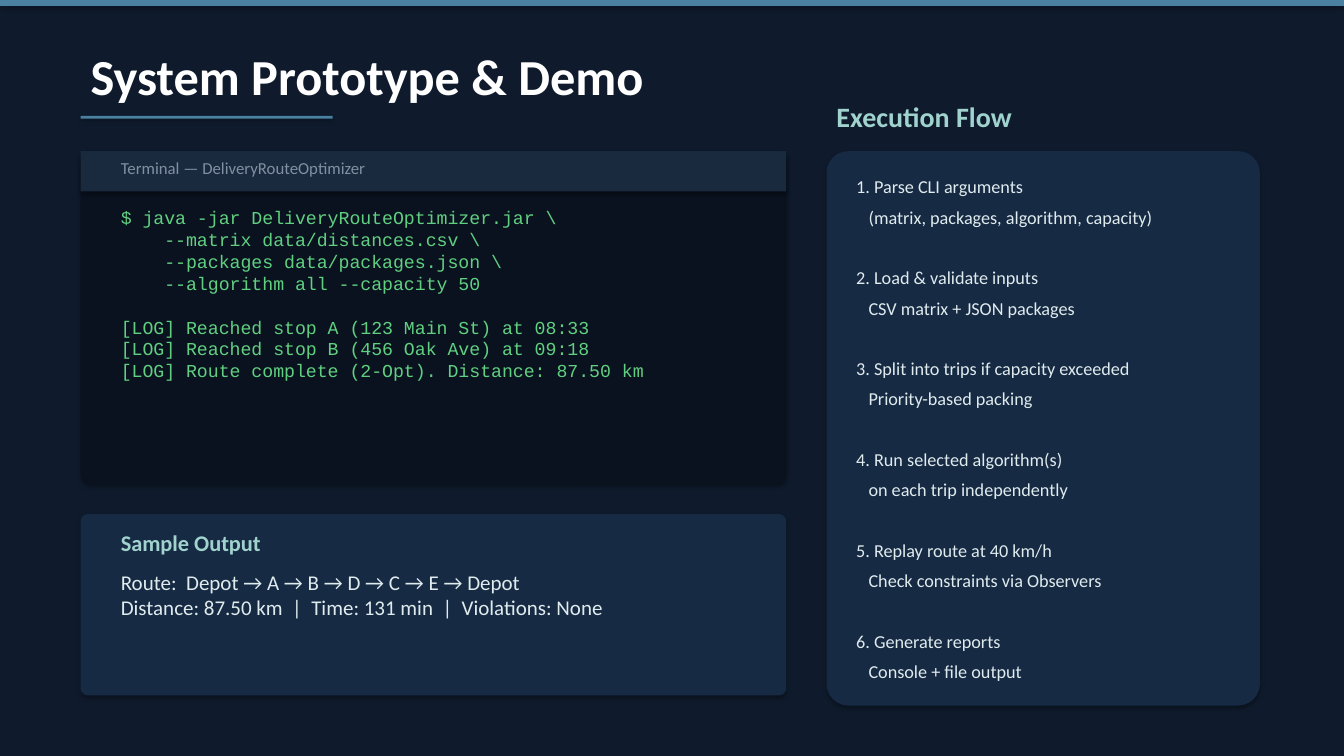
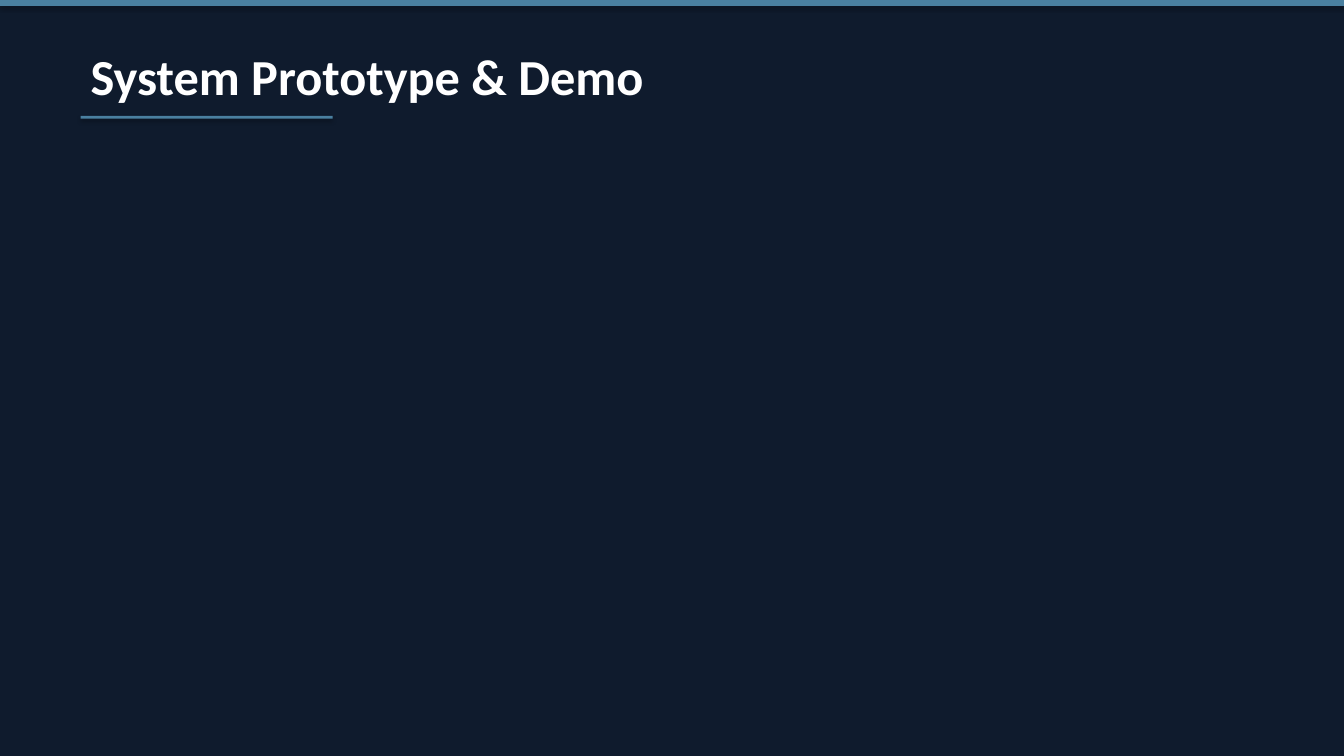
Before and after one commit to lessoff/LastMile, a slide deck: slide 6 of CS3342_Presentation.pptx. Drawn at 1344x756 pixels with LibreOffice and Linux fonts; fonts in the diff are those of the drawing. Boxes give left, top, right and bottom in pixels: in the first picture for what was removed or moved away, otherwise in the second. Text is boxed around its words. In the diff, an @@ line names an element or a change of style, - is before the commit and + after.

```diff
--- a/CS3342_Presentation.pptx
+++ b/CS3342_Presentation.pptx
@@ text removed at (836, 107, 1012, 127) @@
-Execution Flow
@@ rounded rectangle removed at (81, 151, 786, 484) @@
@@ rectangle removed at (81, 151, 786, 192) @@
@@ text removed at (121, 162, 365, 177) @@
-Terminal — DeliveryRouteOptimizer
@@ rounded rectangle removed at (827, 151, 1260, 706) @@
@@ text removed at (856, 181, 1152, 651) @@
-1. Parse CLI arguments
-(matrix, packages, algorithm, capacity)
-2. Load & validate inputs
-CSV matrix + JSON packages
-3. Split into trips if capacity exceeded
-Priority-based packing
-4. Run selected algorithm(s)
-on each trip independently
-5. Replay route at 40 km/h
-Check constraints via Observers
-6. Generate reports
-Console + file output
@@ text removed at (121, 212, 644, 381) @@
-$ java -jar DeliveryRouteOptimizer.jar \
---matrix data/distances.csv \
---packages data/packages.json \
---algorithm all --capacity 50
-[LOG] Reached stop A (123 Main St) at 08:33
-[LOG] Reached stop B (456 Oak Ave) at 09:18
-[LOG] Route complete (2-Opt). Distance: 87.50 km
@@ rounded rectangle removed at (81, 514, 786, 696) @@
@@ text removed at (121, 535, 260, 555) @@
-Sample Output
@@ text removed at (121, 576, 602, 615) @@
-Route: Depot → A → B → D → C → E → Depot
-Distance: 87.50 km | Time: 131 min | Violations: None
```
Also in this commit, not shown: 3 other slides changed, 1 other file.
